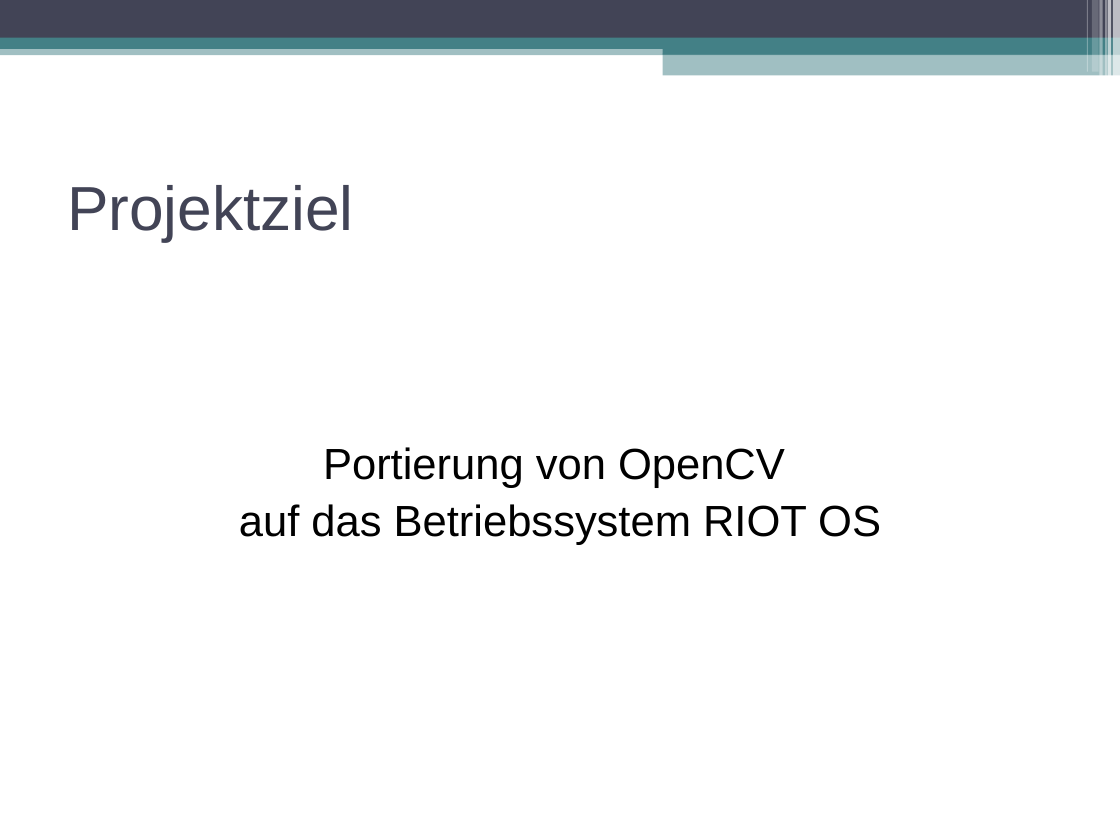
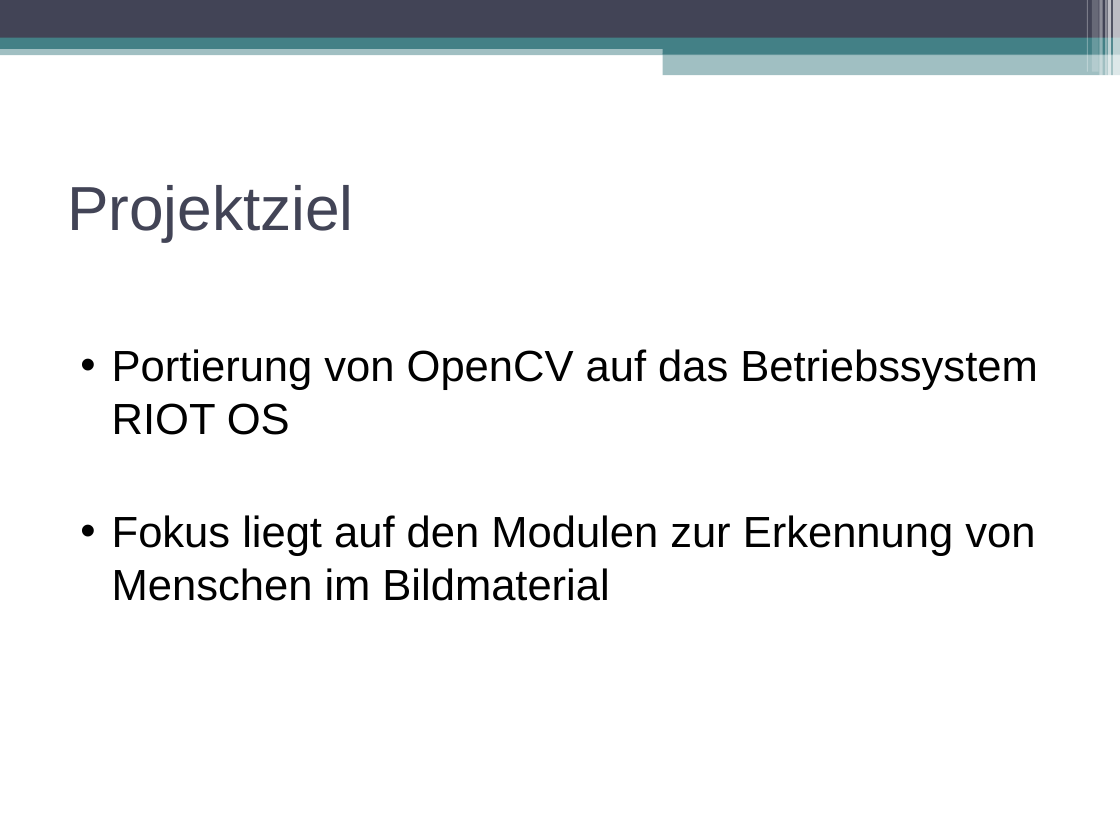
Before and after one commit to swp2013riot/riot-opencv-port, a slide deck: slide 4 of doc/slides/intro_presentation.odp (slide 2 before the commit). Drawn at 1120x840 pixels with LibreOffice and Linux fonts; fonts in the diff are those of the drawing. Boxes give left, top, right and bottom in pixels: in the first picture for what was removed or moved away, otherwise in the second. Text is boxed around its words. In the diff, an @@ line names an element or a change of style, - is before the commit and + after.

```diff
--- a/doc/slides/intro_presentation.odp
+++ b/doc/slides/intro_presentation.odp
@@ text "Portierung von OpenCV auf das ..." at (x1=112, y1=349, x2=1037, y2=601): vertical alignment middle to top @@
@@ text at (x1=112, y1=349, x2=1037, y2=601): text changed @@
-Portierung von OpenCV
-auf das Betriebssystem RIOT OS
+• Portierung von OpenCV auf das Betriebssystem RIOT OS
+• Fokus liegt auf den Modulen zur Erkennung von Menschen im Bildmaterial
```
Also in this commit, not shown: 1 other slide changed, 8 slides added, 3 slides removed, 2 other files.
